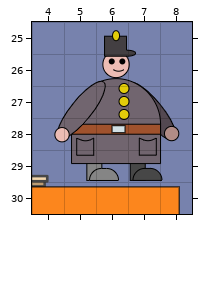
An edit to a level. Tiled map (JSON), scenes/game/levels/level0.json. This is how it looked before the edit.
Cells are 32x32 px. Shown: x 4..8, y 25..30.
After:
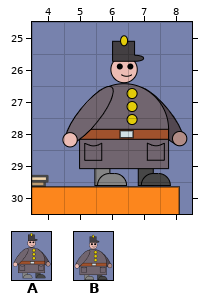
Key: from "obj": A 4 "Hero", B 16 "Hero".
Objects are placed by their top-left corner, in cells (3,4 is the top-left corner of cell 3,4); size is 1x1 cell unless given.
Edits made:
Layer "game":
added: B "hero" at 4.9,25.1 size 4.1x5
removed: A "hero" at 4.6,25.1 size 4.1x5
